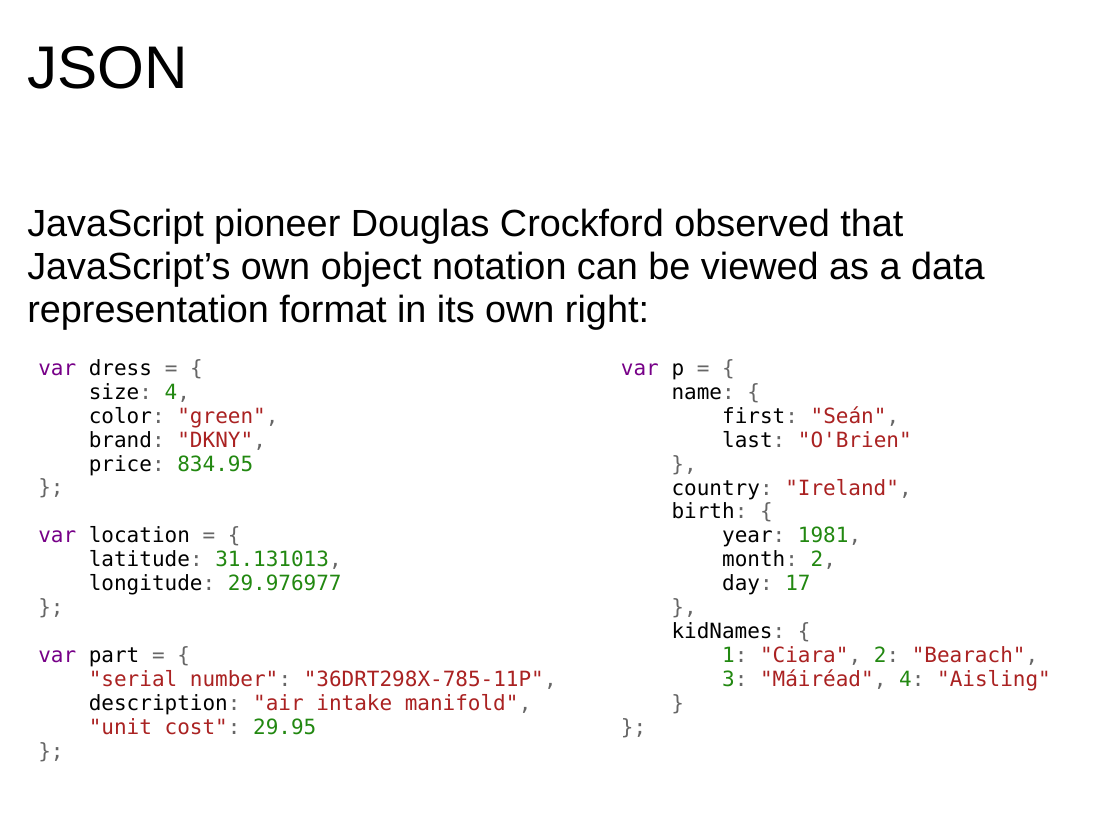
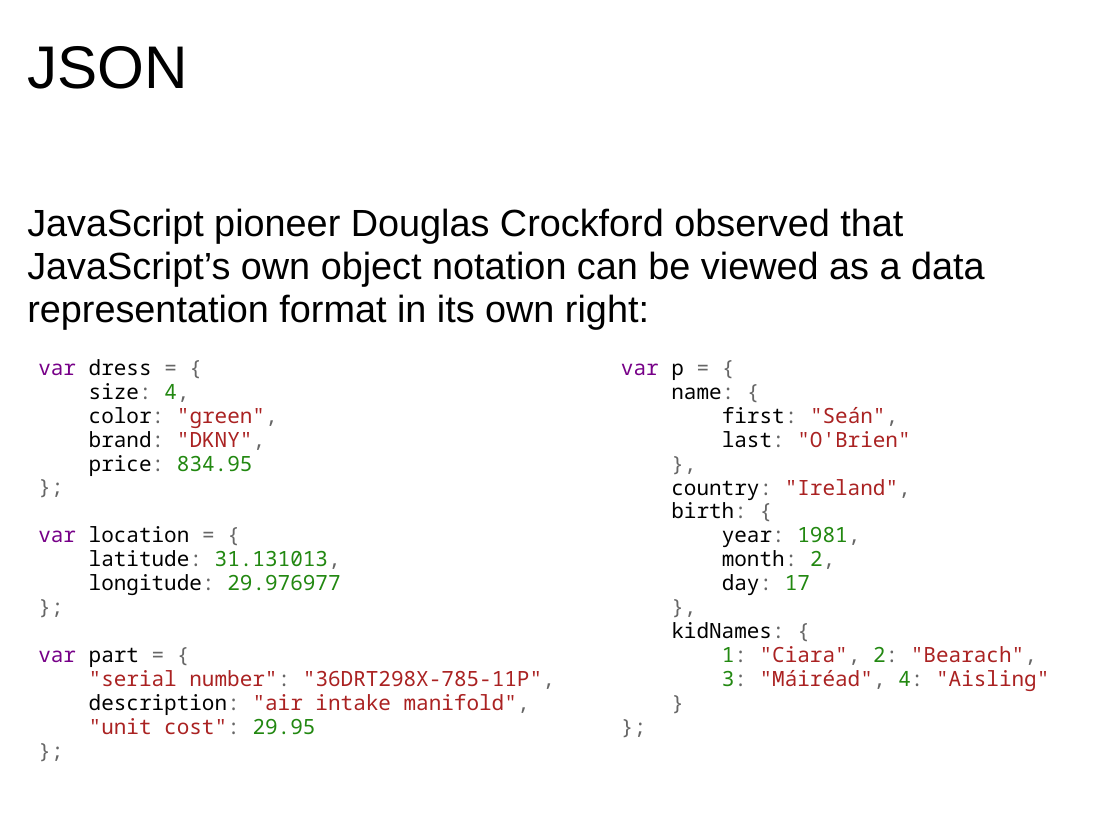
Before and after one commit to dondi/javascript-book, a slide deck: slide 11 of presentations/Chapter_8_Presentation.ppt. Drawn at 1120x840 pixels with LibreOffice and Linux fonts; fonts in the diff are those of the drawing; background and template pictures are left out. Boxes give left, top, right and bottom in pixels: in the first picture for what was removed or moved away, otherwise in the second. Text is boxed around its words. In the diff, an @@ line names an element or a change of style, - is before the commit and + after.

```diff
--- a/presentations/Chapter_8_Presentation.ppt
+++ b/presentations/Chapter_8_Presentation.ppt
@@ text "var dress = { size: ..." at [38,359,555,735]: font DejaVu Sans Mono to Noto Sans Mono @@
@@ text "var p = { name: ..." at [621,363,1049,691]: font DejaVu Sans Mono to Noto Sans Mono @@
```
Also in this commit, not shown: 16 other slides changed.
